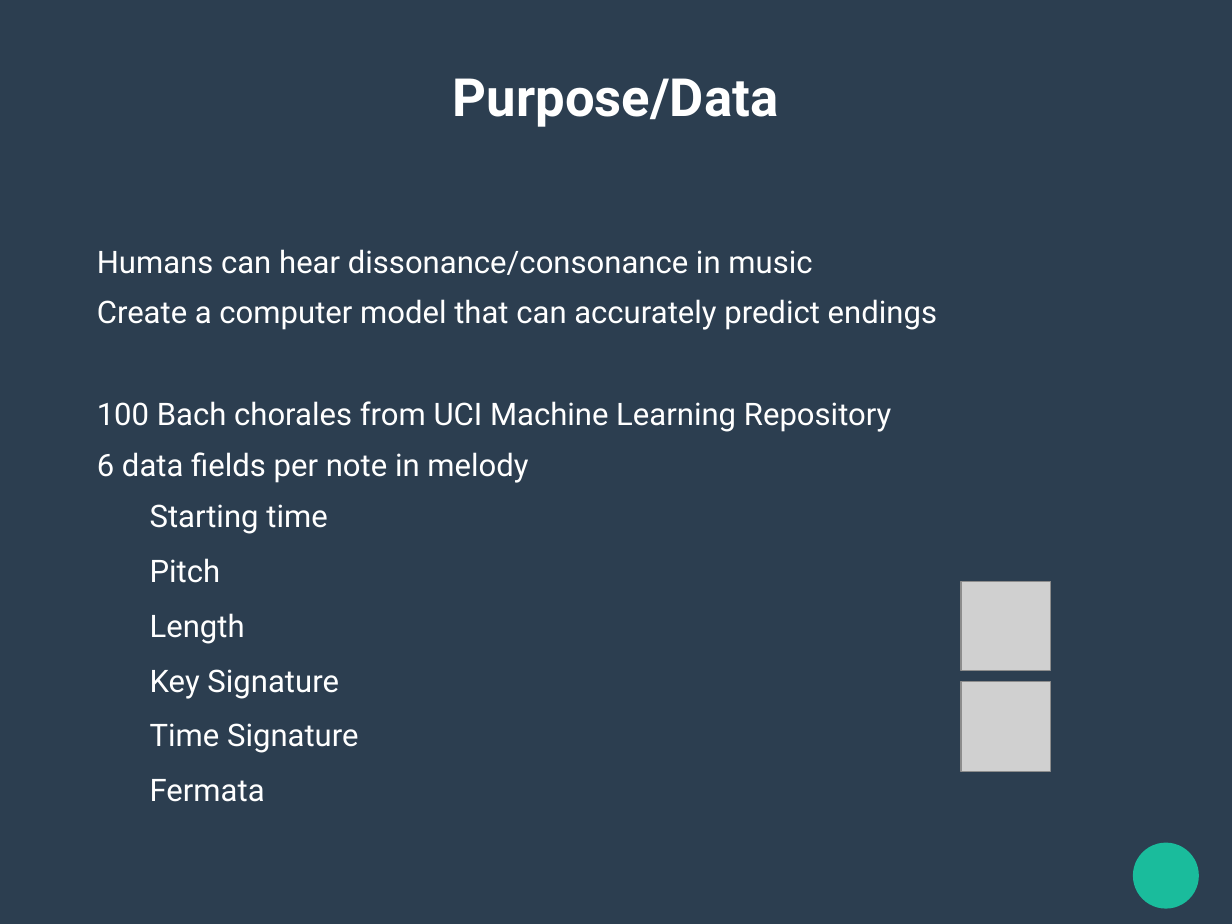
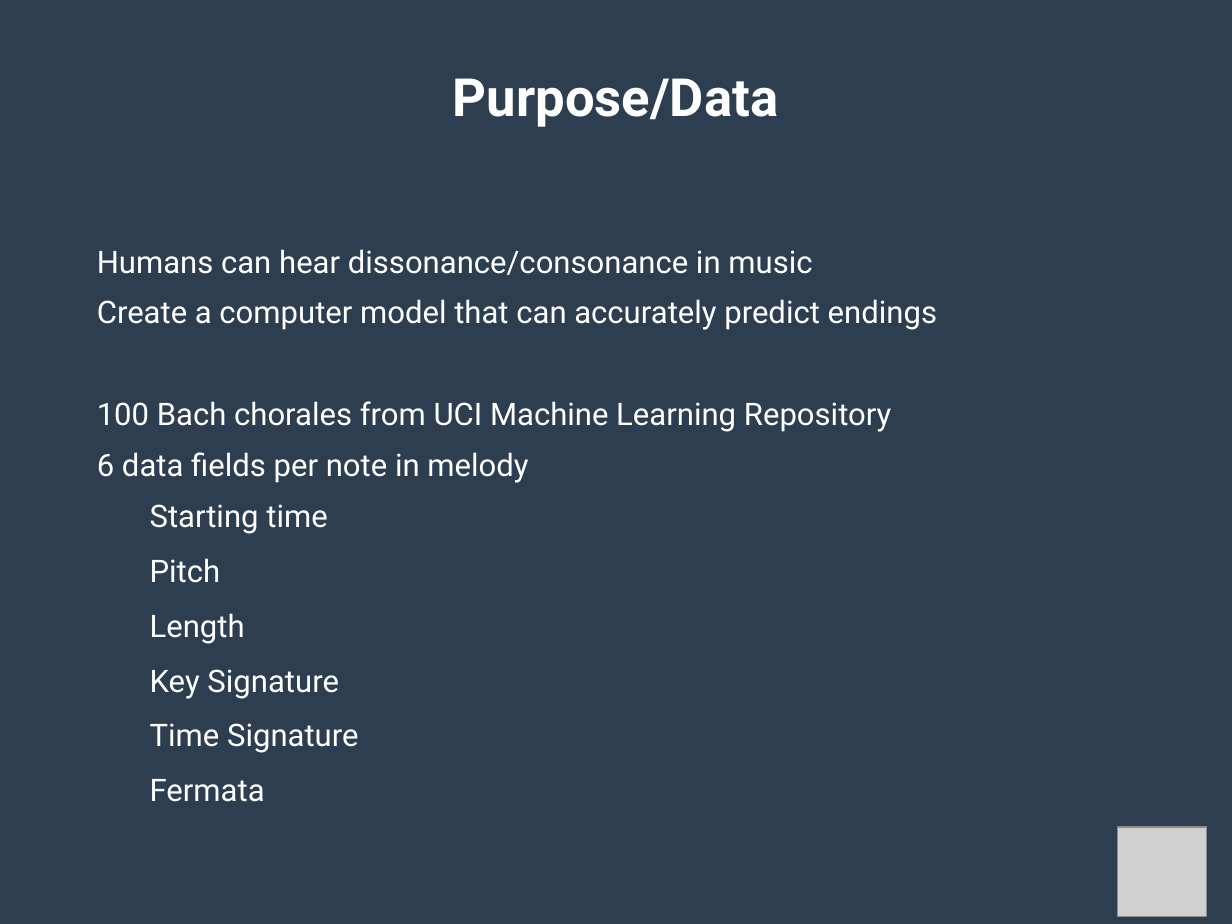
Before and after one commit to nczaban/MathJuniorIS, a slide deck: slide 2 of Presentation.odp. Drawn at 1232x924 pixels with LibreOffice and Linux fonts; fonts in the diff are those of the drawing; grey boxes stand for pictures. Boxes give left, top, right and bottom in pixels: in the first picture for what was removed or moved away, otherwise in the second. Text is boxed around its words. In the diff, an @@ line names an element or a change of style, - is before the commit and + after.

```diff
--- a/Presentation.odp
+++ b/Presentation.odp
@@ picture removed at box(961, 682, 1051, 771) @@
@@ picture: place and size @@
-picture at box(961, 581, 1051, 671)
+picture at box(1118, 827, 1207, 917)
@@ ellipse removed at box(1134, 843, 1200, 909) @@
```
Also in this commit, not shown: 3 other slides changed, 3 slides added, 1 other file.
